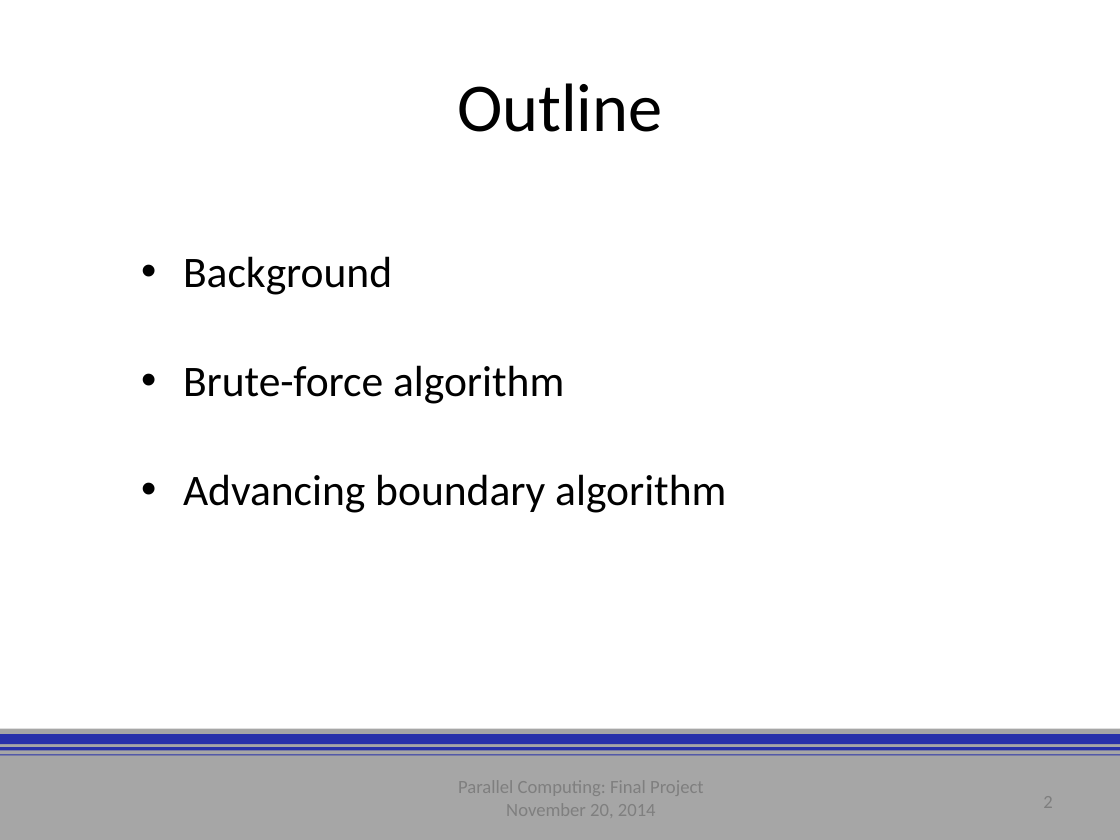
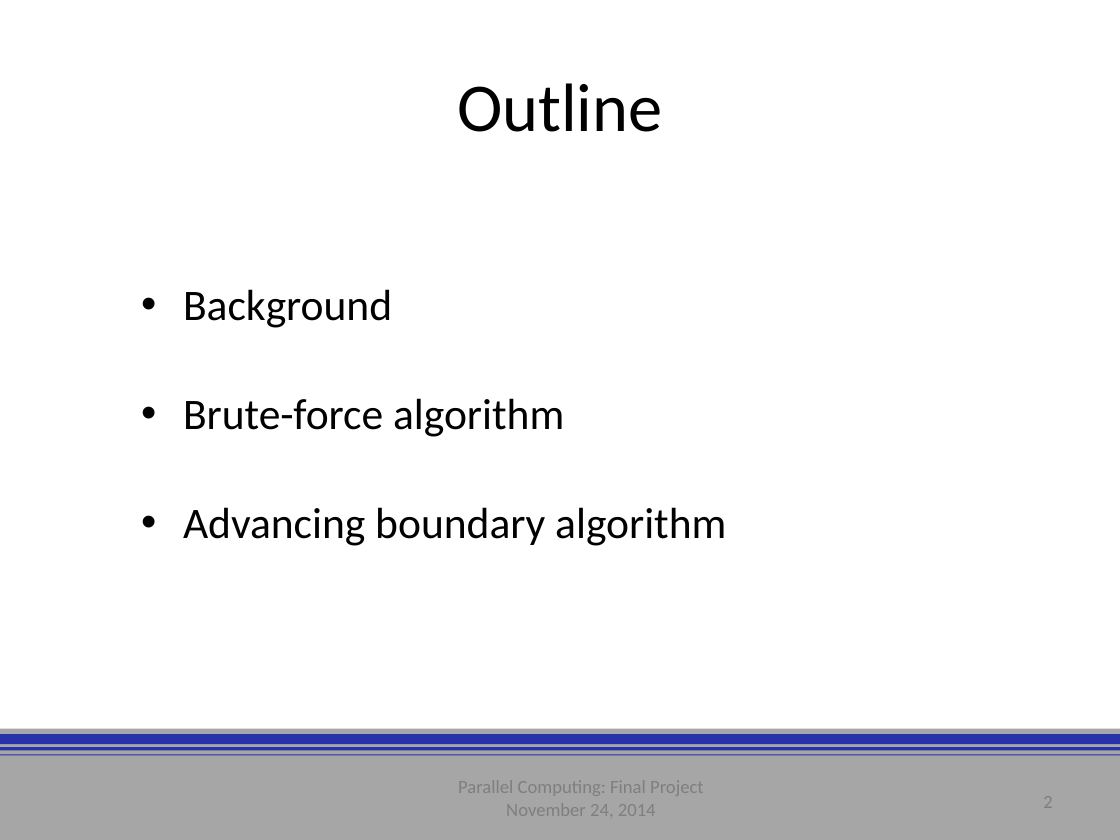
Before and after one commit to Basian/PC-WallDistanceProject, a slide deck: slide 2 of deliverables/presentation/assembled.pptx. Drawn at 1120x840 pixels with LibreOffice and Linux fonts; fonts in the diff are those of the drawing; background and template pictures are left out. Boxes give left, top, right and bottom in pixels: in the first picture for what was removed or moved away, otherwise in the second. Text is boxed around its words. In the diff, an @@ line names an element or a change of style, - is before the commit and + after.

```diff
--- a/deliverables/presentation/assembled.pptx
+++ b/deliverables/presentation/assembled.pptx
@@ text "Background": place and size @@
-text "Background" at (183,256,726,513)
+text "Background" at (183,289,726,546)
@@ text at (506,798,656,821): text changed @@
-November 20, 2014
+November 24, 2014
```
Also in this commit, not shown: 25 other slides changed, 1 slide added, 1 slide removed, 30 other files.
